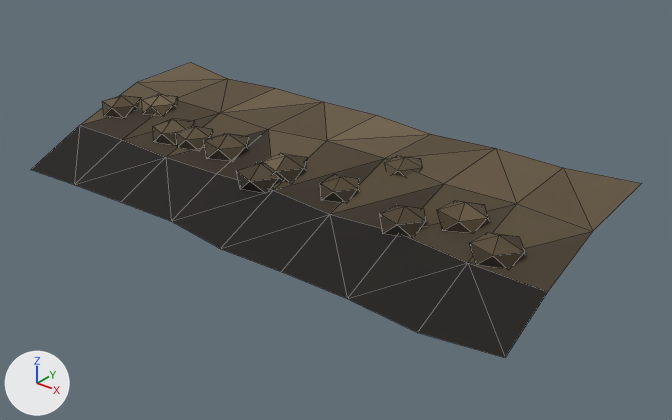
The glTF model godot/assets/orchard_kit/bank_stone_lip_8m.glb: old version first, new version second.
Before and after are seen from a 50 mm camera at (7.6, -9.05, 4.77) aimed at (0.45, -0.11, -0.77). Every picture has the same lights, and +X, +Y and +Z are marked at lower left. The older version comes first. Mesh edges are drawn as thin lines. Vertices at exactly the same position are counted once.

The older version as bpy lines, for what is in view:
```python
me_bank_stone_lip_8m = bpy.data.meshes.new('bank_stone_lip_8m')
me_bank_stone_lip_8m.from_pydata(...)  # 180 vertices, 288 faces; spans x -4.0..4.0, y -1.9..1.49, z -0.79..0.11
me_bank_stone_lip_8m.materials.append(mat_orchardrock_vc)
ob_bank_stone_lip_8m = bpy.data.objects.new('bank_stone_lip_8m', me_bank_stone_lip_8m)
ob_bank_stone_lip_8m.location = (0.0, 0.0, 0.0)
```
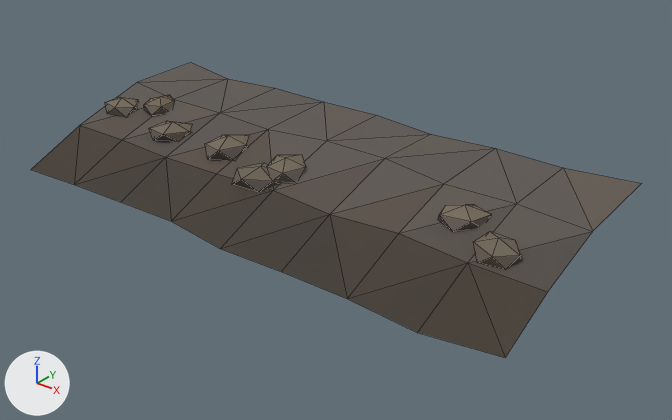
Pixel boxes (x1, y1, x2, y2) of what changed, in the pictures (672 x 420 px; the box of a moved part takes in the faces that stretch with it):
part 1 of me_bank_stone_lip_8m, rebuilt (15% shorter): before (437, 200, 489, 232); after (438, 205, 492, 232)
part 2 of me_bank_stone_lip_8m, deleted (brown): before (385, 155, 422, 177)
part 3 of me_bank_stone_lip_8m, deleted (brown): before (262, 153, 307, 182)
part 4 of me_bank_stone_lip_8m, deleted (brown): before (380, 205, 426, 236)
part 5 of me_bank_stone_lip_8m, moved or reshaped: before (102, 94, 280, 192); after (105, 95, 306, 192)
part 6 of me_bank_stone_lip_8m, cut back: before (320, 174, 525, 268); after (473, 231, 520, 269)
part 7 of me_bank_stone_lip_8m, recoloured: (31, 66, 641, 358) in both

Patch to the scene script:
```diff
--- a/godot/assets/orchard_kit/bank_stone_lip_8m.glb.py
+++ b/godot/assets/orchard_kit/bank_stone_lip_8m.glb.py
@@ me_bank_stone_lip_8m @@
 # used by ob_bank_stone_lip_8m; location = (0.0, 0.0, 0.0)
-me_bank_stone_lip_8m.from_pydata(...)  # 180 vertices, 288 faces; spans x -4.0..4.0, y -1.9..1.49, z -0.79..0.11
+me_bank_stone_lip_8m.from_pydata(...)  # 132 vertices, 208 faces; spans x -4.0..4.0, y -1.9..1.49, z -0.79..0.08
+# me_bank_stone_lip_8m part 1: the loose piece of 12 vertices spanning x 2.25..2.87, y -0.61..-0.01, z -0.34..0.04 is rebuilt with 12 vertices and now spans x 2.28..2.85, y -0.58..-0.05, z -0.3..0.01
+# me_bank_stone_lip_8m part 2: the loose piece of 12 vertices spanning x 1.01..1.57, y 0.0..0.52, z -0.22..0.1 is deleted
+# me_bank_stone_lip_8m part 3: the loose piece of 12 vertices spanning x -0.46..0.17, y -0.76..-0.13, z -0.41..-0.02 is deleted
+# me_bank_stone_lip_8m part 4: the loose piece of 12 vertices spanning x 1.61..2.23, y -0.93..-0.35, z -0.46..-0.08 is deleted
+# me_bank_stone_lip_8m part 5
+# 72 vertices move from x -3.99..-0.02, y -1.05..0.26, z -0.51..0.11 to x -3.99..0.18, y -1.04..0.25, z -0.46..0.08
+# me_bank_stone_lip_8m part 6
+# 22 vertices are removed from x 0.53..3.53, y -0.91..-0.18, z -0.46..-0.05
+# 40 faces are deleted
+# 2 vertices move from x 1.06..1.09, y -0.48..-0.31, z -0.3..-0.14 to x 2.9..2.96, y -0.54..-0.37, z -0.34..-0.19
+# 10 vertices are added at x 2.94..3.52, y -0.89..-0.31, z -0.42..-0.1
+# 20 new faces join them
+# me_bank_stone_lip_8m part 7: 167 kept faces spanning x -4.0..4.0, y -1.9..1.49, z -0.79..0.08 get new vertex colours
 me_bank_stone_lip_8m.materials.append(mat_orchardrock_vc)
```
